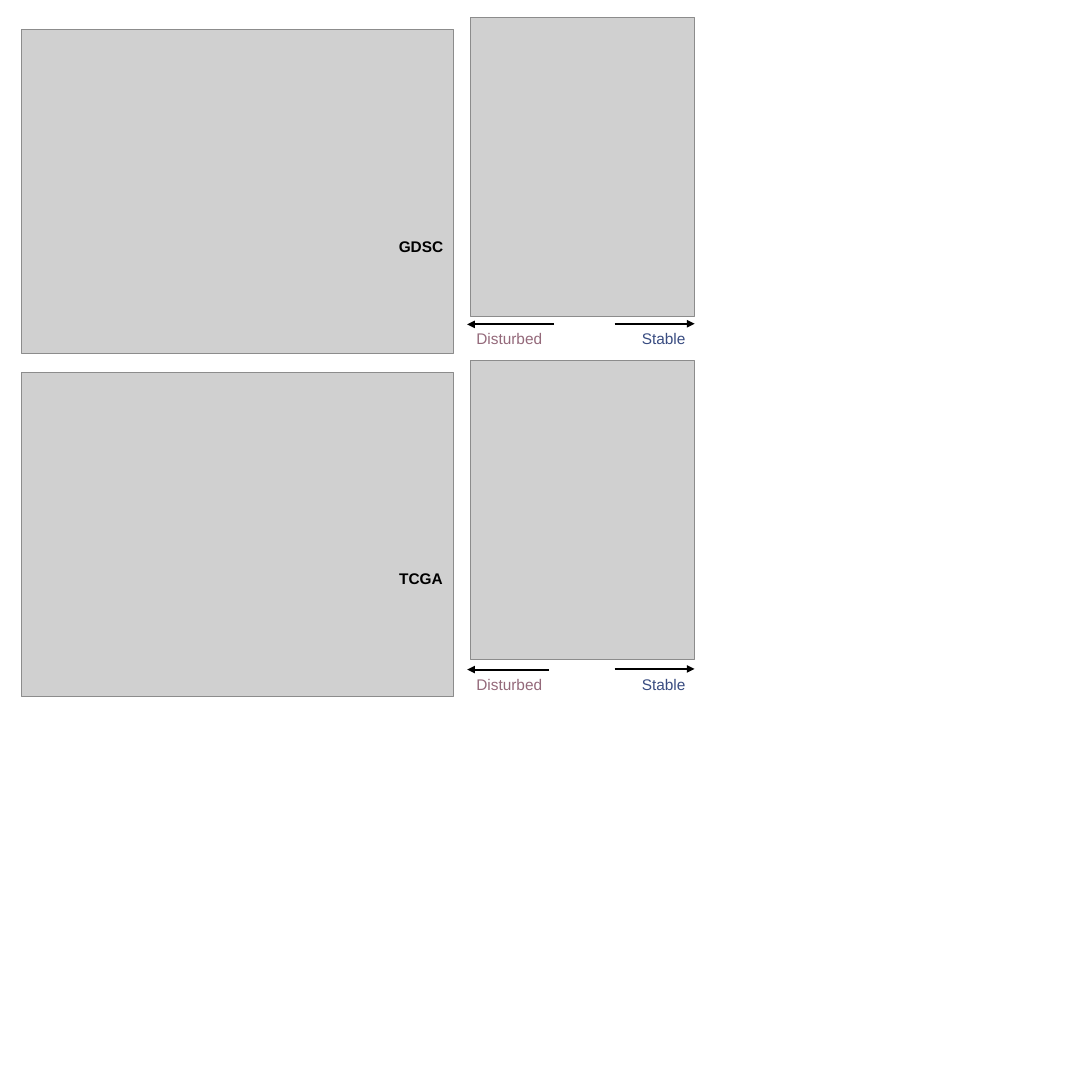
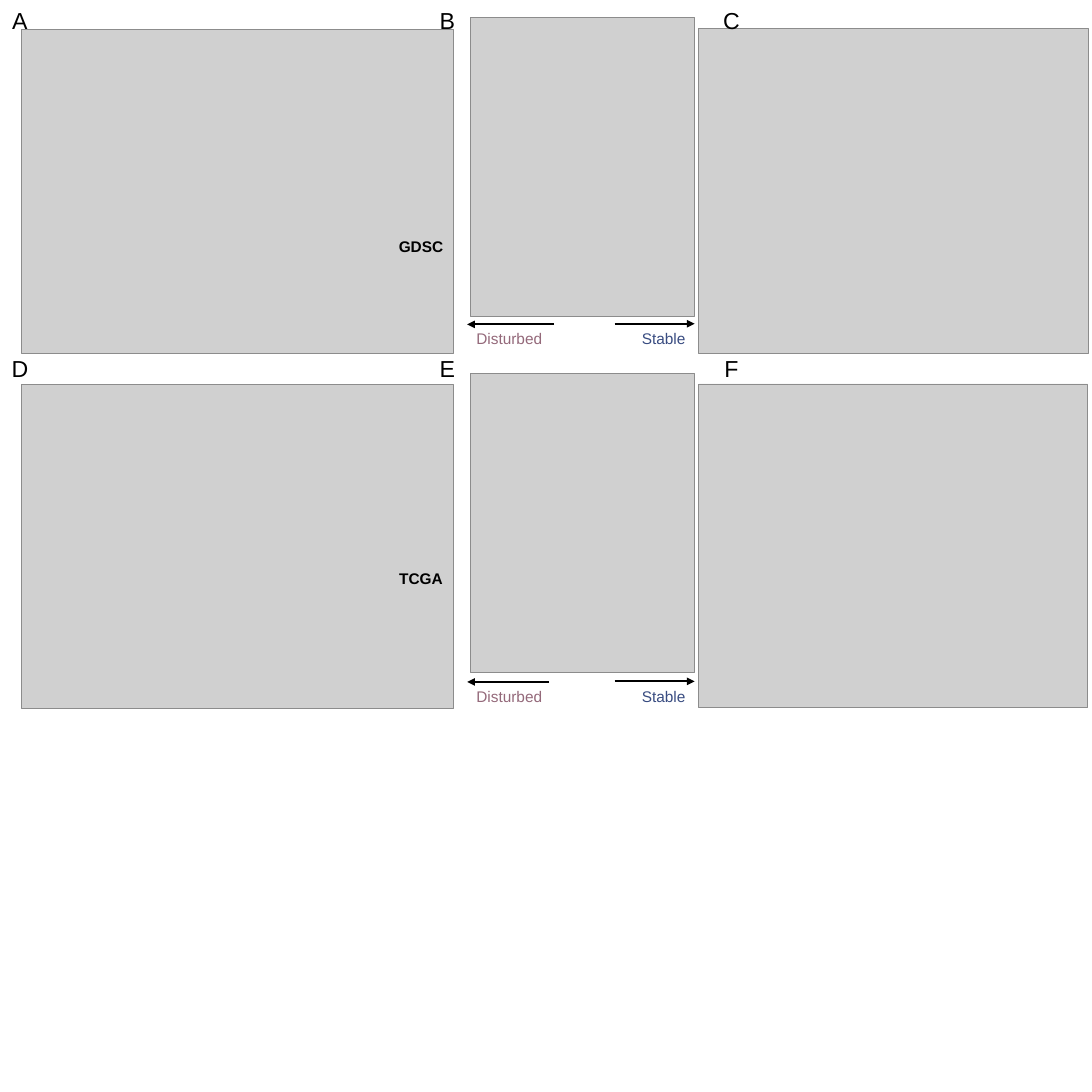
Before and after one commit to Vinnish-A/drug-glioma, a slide deck: slide 2 of docs/figure.pptx. Drawn at 1092x1092 pixels with LibreOffice and Linux fonts; fonts in the diff are those of the drawing; grey boxes stand for pictures. Boxes give left, top, right and bottom in pixels: in the first picture for what was removed or moved away, otherwise in the second. Text is boxed around its words. In the diff, an @@ line names an element or a change of style, - is before the commit and + after.

```diff
--- a/docs/figure.pptx
+++ b/docs/figure.pptx
@@ text added at [12,13,27,34], 18 pt, text #000000 @@
+A
@@ text added at [440,10,455,34], 18 pt, text #000000 @@
+B
@@ picture added at [699,29,1088,353] @@
@@ text added at [723,13,740,34], 18 pt, text #000000 @@
+C
@@ text added at [12,361,29,377], 18 pt, text #000000 @@
+D
@@ text added at [440,361,455,377], 18 pt, text #000000 @@
+E
@@ picture: place and size @@
-picture at [471,361,694,659]
+picture at [471,374,694,672]
@@ picture added at [699,384,1088,707] @@
@@ text added at [724,361,738,377], 18 pt, text #000000 @@
+F
@@ arrow moved from (549, 669) - (467, 669) to (549, 682) - (467, 682) @@
@@ 2 texts, 1 picture, 1 arrow: place and size @@
-2 texts, 1 picture, 1 arrow at [21,373,694,696]
+2 texts, 1 picture, 1 arrow at [21,385,694,708]
```
Also in this commit, not shown: 13 other files.
